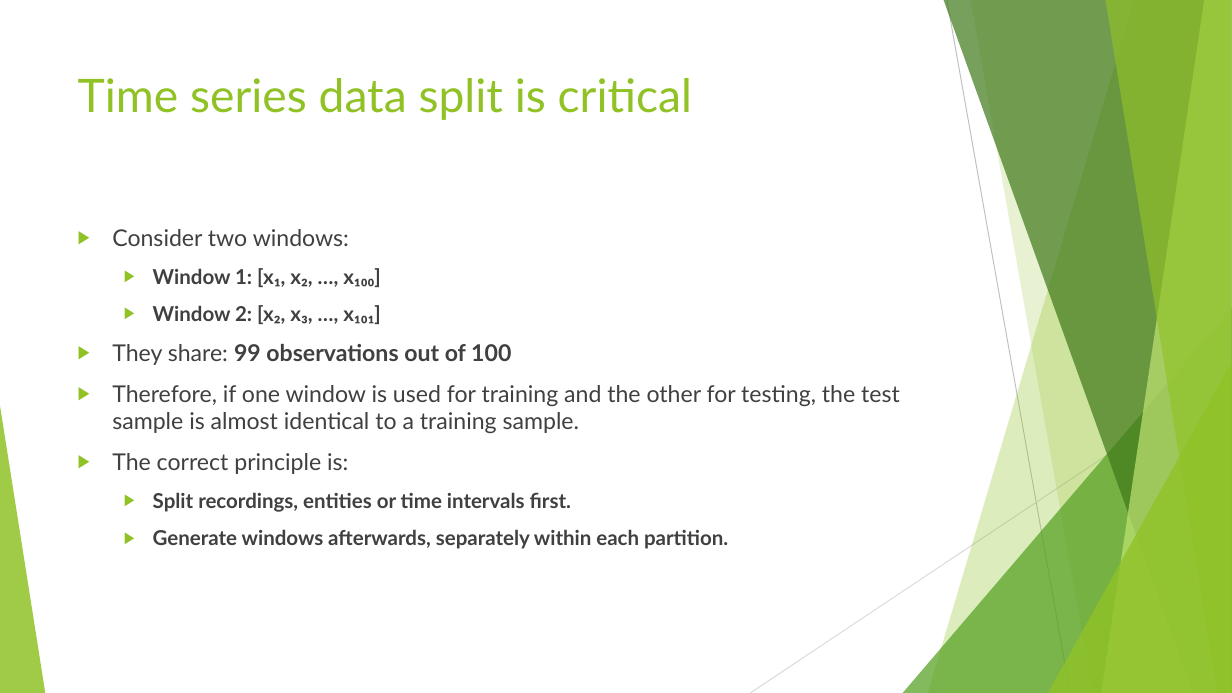
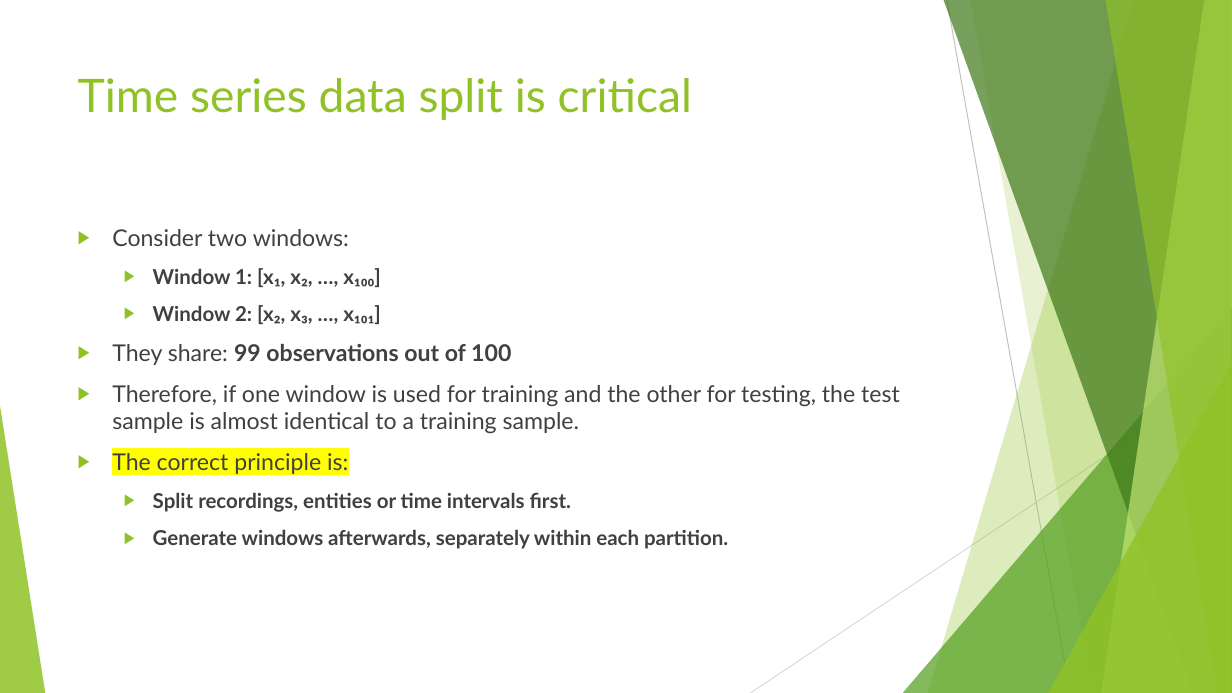
Before and after one commit to FranzGH/timeseries, a slide deck: slide 10 of Slides/01 Problem formulation and data structure.pptx. Drawn at 1232x693 pixels with LibreOffice and Linux fonts; fonts in the diff are those of the drawing. Boxes give left, top, right and bottom in pixels: in the first picture for what was removed or moved away, otherwise in the second. Text is boxed around its words. In the diff, an @@ line names an element or a change of style, - is before the commit and + after.

```diff
--- a/Slides/01 Problem formulation and data structure.pptx
+++ b/Slides/01 Problem formulation and data structure.pptx
@@ text at <box>112,453,348,476</box>: highlight none to #FFFF00 in "The correct principle is:" @@
```
Also in this commit, not shown: 7 other slides changed, 1 slide added, 1 other file.
